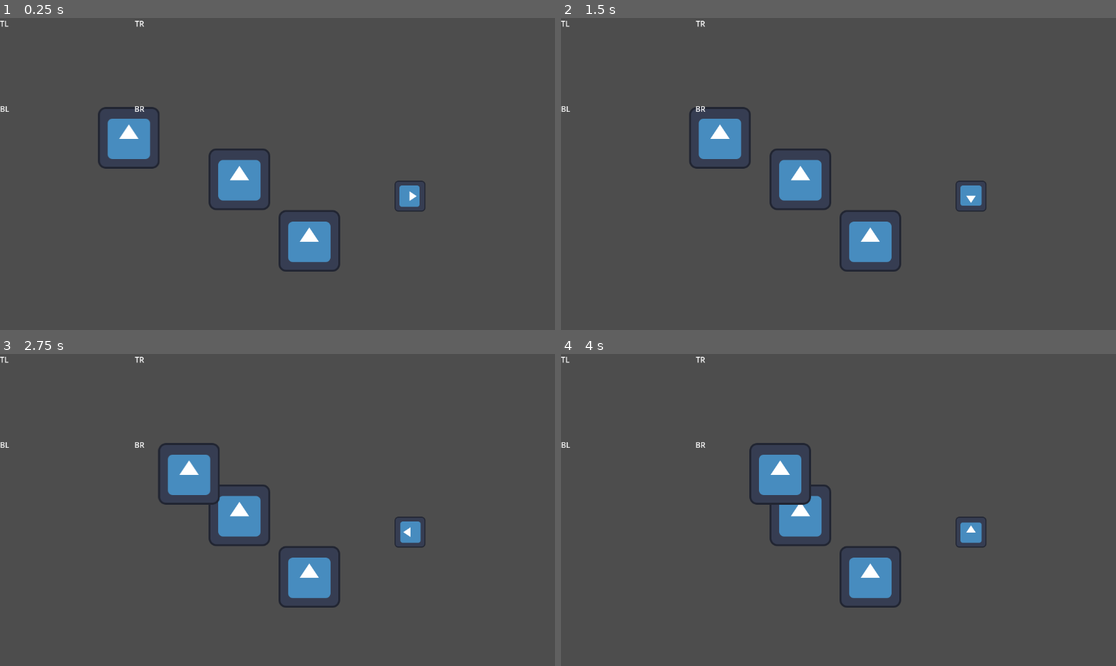
Above: before the commit, frames 1-4 (two rows, left to right).
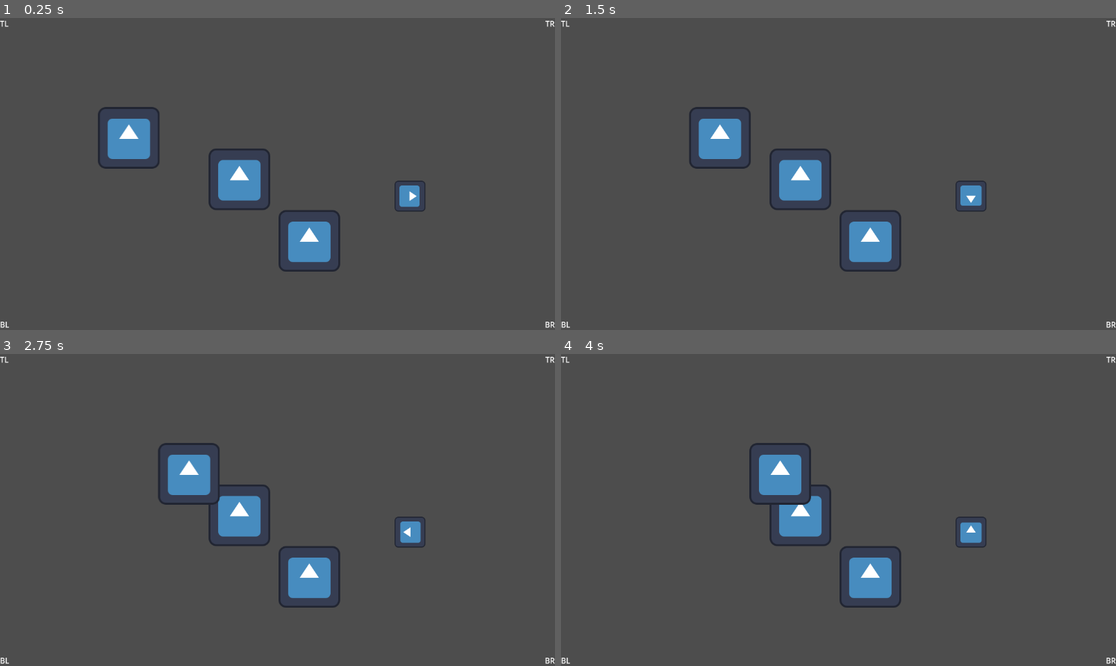
Above: after the commit, the same moments.

Repository: sanchezg7/godotIntro
Game: Godot game, scene res://main.tscn
Same seed, same stepped clock (60 frames per second), same inputs: the game is played once before the commit and once after it. The engine's default icon, where the game draws it, is replaced by a stand-in: a white triangle on a blue panel in a dark square.
Inputs:
- Up to frame 1 (0.25 s): no input
- Up to frame 2 (1.5 s): tap Enter (ui_accept) at 0.5, 0.77 s
- Up to frame 3 (2.75 s): tap Enter (ui_accept) at 1.52 s
- Up to frame 4 (4 s): tap Enter (ui_accept) at 3.02, 3.77 s

The runs differ from the first frame. In frame 1, 0.1% of the frame differs, in the area x 0-100%, y 0-100%; in frame 2, 0.1%; in frame 3, 0.1%; in frame 4, 0.1%.

Commit message:
Aspect ratio of MC. Need to do the same for sprites now

Diff:
--- a/main.tscn
+++ b/main.tscn
@@ -27,8 +27,11 @@
 [node name="CanvasLayer" type="CanvasLayer" parent="."]
 
 [node name="MC" type="MarginContainer" parent="CanvasLayer"]
-offset_right = 300.0
-offset_bottom = 200.0
+anchors_preset = 15
+anchor_right = 1.0
+anchor_bottom = 1.0
+grow_horizontal = 2
+grow_vertical = 2
 
 [node name="Label" type="Label" parent="CanvasLayer/MC"]
 layout_mode = 2
